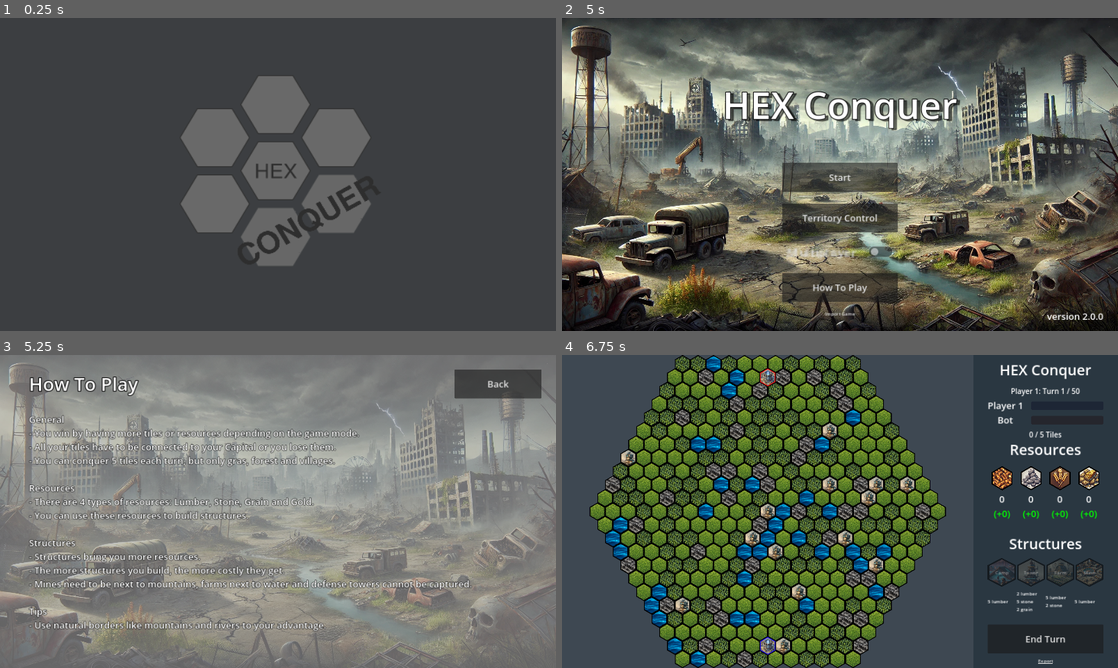
Above: before the commit, frames 1-4 (two rows, left to right).
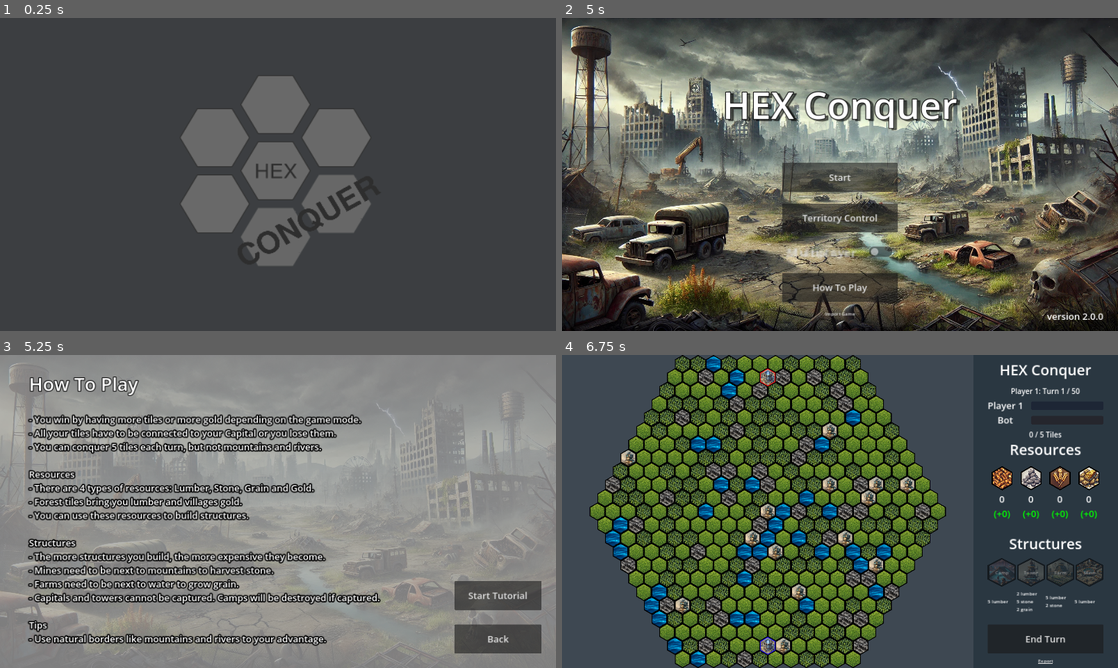
Above: after the commit, the same moments.

Repository: nguyendangy/hex-conquer
Game: Godot game, scene res://Scenes/Intro.tscn
The game is run twice, just before and just after one commit, with the same random seed, the same clock (stepped at 60 frames per second) and the same inputs.
Inputs (mouse positions are in pixels of both pictures, inside the frame that each line leads up to):
- Up to frame 1 (0.25 s): no input
- Up to frame 2 (5 s): move the mouse to (962, 158) at 0.52 s; hold Right mouse button (camera_pan) 0.53-1.25 s; click (962, 158) at 0.67 s; drag from (728, 190) to (812, 237) at 1.27 s; move the mouse to (895, 105) at 2.02 s; tap Mouse wheel down (camera_zoom_out) at 2.1 s; click (895, 105) at 2.17 s; click "Next" at 2.75 s; click "Next" at 3.5 s; click "Skip" at 4.25 s
- Up to frame 3 (5.25 s): click "How To Play" at 5 s
- Up to frame 4 (6.75 s): click "Back" at 5.75 s; click "Start" at 6.5 s

Frames 1-2 are identical in both runs. In frame 3, 20% of the frame differs, in the area x 0-100%, y 4-100%; in frame 4, nothing differs.

Commit message:
Added tutorial

Diff:
--- a/Scenes/HelpPage.tscn
+++ b/Scenes/HelpPage.tscn
@@ -10,7 +10,7 @@
 
 [sub_resource type="LabelSettings" id="LabelSettings_71mp4"]
 font_size = 32
-outline_size = 5
+outline_size = 16
 outline_color = Color(0, 0, 0, 1)
 
 [node name="Control" type="Control"]
@@ -31,7 +31,7 @@
 layout_mode = 0
 offset_right = 1920.0
 offset_bottom = 1080.0
-color = Color(0.627451, 0.627451, 0.627451, 0.627451)
+color = Color(0.627451, 0.627451, 0.627451, 0.784314)
 
 [node name="HeadlineLabel" type="Label" parent="."]
 layout_mode = 0
@@ -48,19 +48,20 @@
 offset_top = 200.0
 offset_right = 1820.0
 offset_bottom = 980.0
-text = "General
-- You win by having more tiles or resources depending on the game mode.
+text = "- You win by having more tiles or more gold depending on the game mode.
 - All your tiles have to be connected to your Capital or you lose them.
-- You can conquer 5 tiles each turn, but only gras, forest and villages.
+- You can conquer 5 tiles each turn, but not mountains and rivers.
 
 Resources
 - There are 4 types of resources: Lumber, Stone, Grain and Gold.
+- Forest tiles bring you lumber and villages gold.
 - You can use these resources to build structures.
 
 Structures
-- Structures bring you more resources.
-- The more structures you build, the more costly they get.
-- Mines need to be next to mountains, farms next to water and defense towers cannot be captured.
+- The more structures you build, the more expensive they become.
+- Mines need to be next to mountains to harvest stone.
+- Farms need to be next to water to grow grain.
+- Capitals and towers cannot be captured. Camps will be destroyed if captured.
 
 Tips
 - Use natural borders like mountains and rivers to your advantage."
@@ -69,11 +70,22 @@
 [node name="BackButton" type="Button" parent="."]
 layout_mode = 0
 offset_left = 1570.0
-offset_top = 50.0
+offset_top = 930.0
 offset_right = 1870.0
-offset_bottom = 150.0
+offset_bottom = 1030.0
 theme_override_font_sizes/font_size = 32
 text = "Back"
 script = ExtResource("1_cg4em")
 
+[node name="TutorialButton" type="Button" parent="."]
+layout_mode = 0
+offset_left = 1570.0
+offset_top = 780.0
+offset_right = 1870.0
+offset_bottom = 880.0
+theme_override_font_sizes/font_size = 32
+text = "Start Tutorial"
+script = ExtResource("1_cg4em")
+
 [connection signal="pressed" from="BackButton" to="BackButton" method="_on_BackButton_pressed"]
+[connection signal="pressed" from="TutorialButton" to="BackButton" method="_on_TutorialButton_pressed"]
--- a/Scenes/Main.tscn
+++ b/Scenes/Main.tscn
@@ -515,3 +515,17 @@
 offset_bottom = 1080.0
 editable = false
 wrap_mode = 1
+
+[node name="AcceptDialog" type="AcceptDialog" parent="."]
+title = "Tutorial"
+position = Vector2i(760, 465)
+size = Vector2i(400, 150)
+exclusive = false
+dialog_text = "Welcome!
+Your goal is to conquer tiles or resources
+depending on the game mode you chose."
+dialog_hide_on_ok = false
+dialog_close_on_escape = false
+dialog_autowrap = true
+
+[connection signal="confirmed" from="AcceptDialog" to="." method="tutorial"]
--- a/Scripts/Config.gd
+++ b/Scripts/Config.gd
@@ -11,6 +11,7 @@
 const gameModes: Array = ["Territory Control", "Resource Victory"]
 var gameMode: int = 0
 var multiplayerSelected: bool = false
+var tutorial: bool = false
 
 # Territory control
 const maxNumberOfTurns: int = 50
@@ -25,7 +26,7 @@
 # 1 - forest
 # 2 - mountains
 # 3 - river
-# 4 - castle
+# 4 - capital
 # 5 - camp
 # 6 - tower
 # 7 - village
@@ -38,7 +39,7 @@
 const capturable_tiles: Array = [0, 1, 5, 7, 8, 9]
 
 # --- Structures ---
-var castle: Structure.StructureObject = Structure.StructureObject.new(4, -1, [],
+var capital: Structure.StructureObject = Structure.StructureObject.new(4, -1, [],
 	0, 0, 0, # lumber
 	0, 0, 0, # stone
 	0, 0, 0, # grain
--- a/Scripts/Main.gd
+++ b/Scripts/Main.gd
@@ -2,6 +2,7 @@
 
 var currentPlayer: Player.PlayerObject = Config.player
 var turnNumber: int = 1
+var tutorialStep: int = 0
 
 var game_over: bool = false
 
@@ -17,6 +18,9 @@
 		import_data()
 
 	hud.init_hud()
+
+	if Config.tutorial:
+		$AcceptDialog.visible = true
 
 
 # Called every frame. 'delta' is the elapsed time since the previous frame.
@@ -106,7 +110,7 @@
 	player_dict["opponent"] = Config.opponent.get_data_dict()
 
 	var structure_dict = {}
-	structure_dict["castle"] = Config.castle.get_data_dict()
+	structure_dict["capital"] = Config.capital.get_data_dict()
 	structure_dict["camp"] = Config.camp.get_data_dict()
 	structure_dict["tower"] = Config.tower.get_data_dict()
 	structure_dict["village"] = Config.village.get_data_dict()
@@ -145,7 +149,7 @@
 		Config.player.set_data_dict(data_received.player.player)
 		Config.opponent.set_data_dict(data_received.player.opponent)
 		# structure data
-		Config.castle.set_data_dict(data_received.structures.castle)
+		Config.capital.set_data_dict(data_received.structures.capital)
 		Config.camp.set_data_dict(data_received.structures.camp)
 		Config.tower.set_data_dict(data_received.structures.tower)
 		Config.village.set_data_dict(data_received.structures.village)
@@ -161,3 +165,42 @@
 		Config.multiplayerSelected = data_received.meta.multiplayerSelected
 	else:
 		print("JSON Parse Error: ", json.get_error_message(), " at line ", json.get_error_line())
+
+func tutorial() -> void:
+
+	if tutorialStep == 0:
+		$SubViewportContainer/SubViewport/Camera.zoom = Vector2(4,4)
+		$SubViewportContainer/SubViewport/Camera.offset = Vector2(0,475)
+		$AcceptDialog.dialog_text = "You start at the bottom with the blue capital.\n"
+		$AcceptDialog.dialog_text += "Click on it to see tiles you can conquer!\n"
+		$AcceptDialog.dialog_text += "If you click on a tile that is highlighted green,\nyou can conquer it."
+		$AcceptDialog.position.x = 100
+		$AcceptDialog.position.y = 100
+	elif tutorialStep == 1:
+		$AcceptDialog.dialog_text = "You can conquer 5 tiles per turn.\n"
+		$AcceptDialog.dialog_text += "The progress bar shows the amount of tiles\nyou and your opponent control.\n"
+		$AcceptDialog.dialog_text += "You can also see whos turn it is."
+		$AcceptDialog.position.x = 970
+	elif tutorialStep == 2:
+		$AcceptDialog.dialog_text = "Here you can see your resources.\n"
+		$AcceptDialog.dialog_text += "The green numbers show how many resources\nyou will get with the next turn."
+		$AcceptDialog.position.y = 400
+	elif tutorialStep == 3:
+		$AcceptDialog.dialog_text = "With the buttons on the right\nyou can build different structures.\n"
+		$AcceptDialog.dialog_text += "The costs for the build are displayed below.\n"
+		$AcceptDialog.dialog_text += "You can only click on them i\nyou have enough resources!"
+		$AcceptDialog.position.y = 700
+	elif tutorialStep == 4:
+		$AcceptDialog.dialog_text = "To finish your turn, press this button.\n"
+		$AcceptDialog.dialog_text += "You can export your game with the link below.\n"
+		$AcceptDialog.dialog_text += "Just copy the text and save it somewhere!"
+		$AcceptDialog.position.y = 850
+	elif tutorialStep == 5:
+		$AcceptDialog.dialog_text = "That's it!\n"
+		$AcceptDialog.dialog_text += "Good luck conquering the hex tiles!"
+		$AcceptDialog.position.x = 760
+		$AcceptDialog.position.y = 465
+	elif tutorialStep >= 6:
+		$AcceptDialog.visible = false
+
+	tutorialStep += 1
--- a/Scripts/Map.gd
+++ b/Scripts/Map.gd
@@ -22,15 +22,15 @@
 	for tile in allTiles:
 		set_cells_terrain_connect([tile], 0, _get_terrain_type())
 
-	# set castles
-	set_cells_terrain_connect([Config.player.startingTile], Config.player.terrain_id, Config.castle.terrain_id)
-	set_cells_terrain_connect([Config.opponent.startingTile], Config.opponent.terrain_id, Config.castle.terrain_id)
-
-	# check that not all tiles around castle are uncapturable
-	var castle_surroundings: Array = get_surrounding_cells(Config.player.startingTile)
-	var capturable: int = len(castle_surroundings.filter(func(x): return x in Config.capturable_tiles))
+	# set capitals
+	set_cells_terrain_connect([Config.player.startingTile], Config.player.terrain_id, Config.capital.terrain_id)
+	set_cells_terrain_connect([Config.opponent.startingTile], Config.opponent.terrain_id, Config.capital.terrain_id)
+
+	# check that not all tiles around capital are uncapturable
+	var capital_surroundings: Array = get_surrounding_cells(Config.player.startingTile)
+	var capturable: int = len(capital_surroundings.filter(func(x): return x in Config.capturable_tiles))
 	while(capturable < 3):
-		for tile in castle_surroundings:
+		for tile in capital_surroundings:
 			set_cells_terrain_connect([tile], 0, _get_terrain_type())
 		capturable = len(get_surrounding_cells(Config.player.startingTile).filter(
 			func(x): return get_cell_tile_data(x).terrain in Config.capturable_tiles))
@@ -63,11 +63,13 @@
 				# own tile clicked, show possible options
 				if pos_clicked in get_owned_tiles(main.currentPlayer):
 					clear_all_tiles()
-					hud.set_buttons_visibility(get_placable_structures(pos_clicked))
+					var placable_structures: Array = get_placable_structures(pos_clicked)
+					hud.set_buttons_visibility(placable_structures)
 					if tilesPerTurn < Config.maxTilesPerTurn:
 						mark_possible_tiles(pos_clicked)
-					set_cell(pos_clicked, get_cell_source_id(pos_clicked), \
-						get_cell_atlas_coords(pos_clicked), 2)
+					if len(placable_structures) > 0 or tilesPerTurn < Config.maxTilesPerTurn:
+						set_cell(pos_clicked, get_cell_source_id(pos_clicked), \
+							get_cell_atlas_coords(pos_clicked), 2)
 				else:
 					# surrounding tile clicked
 					if get_cell_alternative_tile(pos_clicked) == 1:
@@ -208,22 +210,22 @@
 
 		conquer_tile(choosen)
 
-# Recursively check if the tile is connected to the castle
-func is_connected_to_castle(connected: Array, tile: Vector2i, owned: Array) -> Array:
+# Recursively check if the tile is connected to the capital
+func is_connected_to_capital(connected: Array, tile: Vector2i, owned: Array) -> Array:
 	var neighbors = get_surrounding_cells(tile).filter(func(x): return x in owned)
 	for n in neighbors:
 		if n not in connected:
 			connected.append(n)
-			connected = is_connected_to_castle(connected, n, owned)
+			connected = is_connected_to_capital(connected, n, owned)
 	return connected
 
-# Remove tiles that are no longer connected to the main castle
+# Remove tiles that are no longer connected to the capital
 func remove_disconnected_tiles() -> void:
 	var lost : Array = []
 
 	# player
 	var ownedTiles : Array = get_owned_tiles(Config.player)
-	var connected : Array = is_connected_to_castle([Config.player.startingTile], Config.player.startingTile, ownedTiles)
+	var connected : Array = is_connected_to_capital([Config.player.startingTile], Config.player.startingTile, ownedTiles)
 
 	for tile in ownedTiles:
 		if tile not in connected:
@@ -231,7 +233,7 @@
 
 	# opponent
 	ownedTiles = get_owned_tiles(Config.opponent)
-	connected = is_connected_to_castle([Config.opponent.startingTile], Config.opponent.startingTile, ownedTiles)
+	connected = is_connected_to_capital([Config.opponent.startingTile], Config.opponent.startingTile, ownedTiles)
 
 	for tile in ownedTiles:
 		if tile not in connected:
--- a/Scripts/Player.gd
+++ b/Scripts/Player.gd
@@ -6,7 +6,7 @@
 	# ID of the owned terrain
 	var terrain_id: int
 
-	# Position of main castle
+	# Position of capital
 	var startingTile: Vector2i
 
 	# Amount of resources the player has
--- a/Scripts/TitleScreen.gd
+++ b/Scripts/TitleScreen.gd
@@ -28,6 +28,11 @@
 	get_tree().change_scene_to_file("res://Scenes/TitleScreen.tscn")
 
 
+func _on_TutorialButton_pressed() -> void:
+	Config.tutorial = true
+	get_tree().change_scene_to_file("res://Scenes/Main.tscn")
+
+
 func _on_CheckButton_toggled(toggled_on: bool) -> void:
 	get_node("/root/TitleScreen/CheckButton").button_pressed = toggled_on
 	Config.multiplayerSelected = toggled_on
